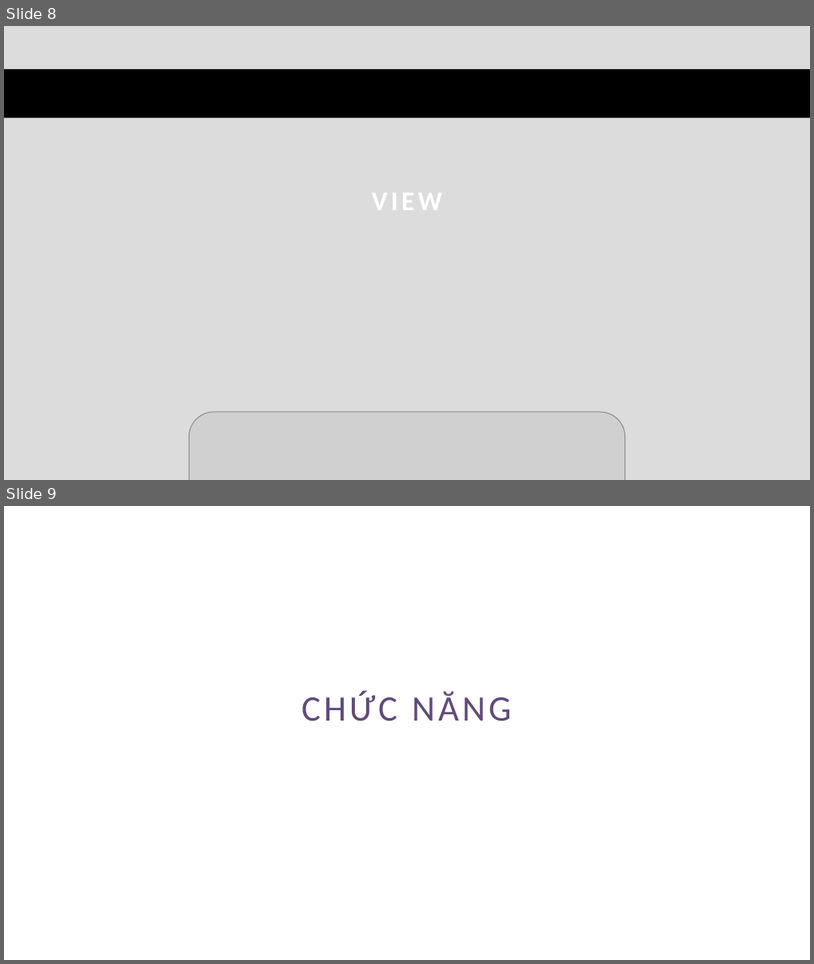
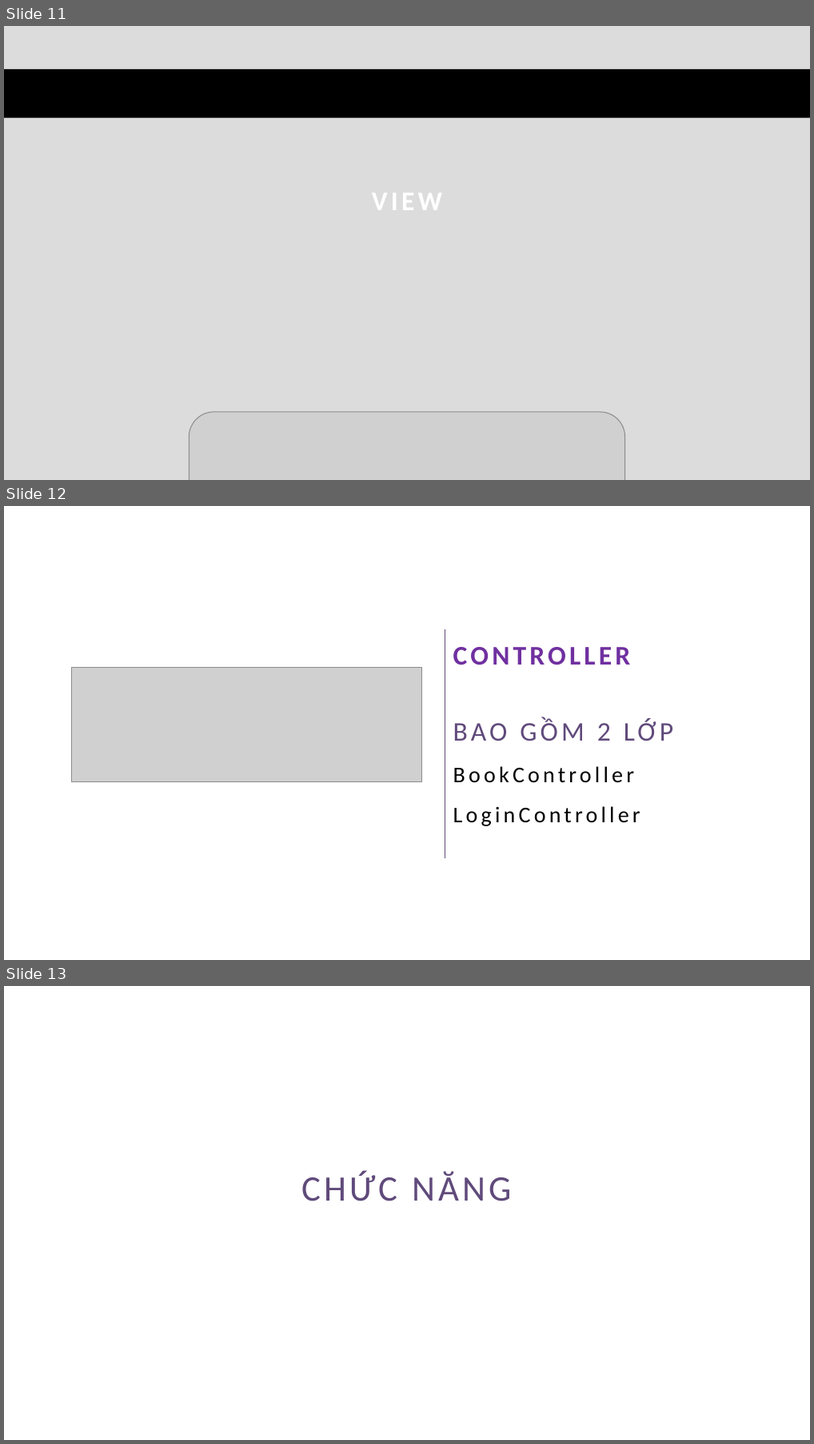
Before and after one commit to loilunhp007/qltvJava, a slide deck: TEST1.pptx. Shown one above the other, each under a label of ours: slides 8 and 9 before the commit, slides 11, 12 and 13 after it. The pictures are 814x964 and 814x1444 pixels, drawn with LibreOffice and Linux fonts; fonts in the diff are those of the drawing; grey boxes stand for pictures. Boxes give left, top, right and bottom in pixels: in the first picture for what was removed or moved away, otherwise in the second. Text is boxed around its words. In the diff, an @@ line names an element or a change of style, - is before the commit and + after.

```diff
--- a/TEST1.pptx
+++ b/TEST1.pptx
@@ slide 12 added at <box>4,506,810,960</box>, background #FFFFFF @@
@@ line added from (445, 629) to (445, 857), #604A7B 0.75 pt @@
@@ text added at <box>454,647,674,826</box>, 20 pt, text #000000 @@
+CONTROLLER
+BAO GỒM 2 LỚP
+BookController
+LoginController
@@ picture added at <box>72,668,422,782</box> @@
@@ what was slide 8 is now slide 11 @@
@@ what was slide 9 is now slide 13 @@
```
Also in this commit, not shown: 3 slides changed, 4 other slides added, 1 slide removed.
